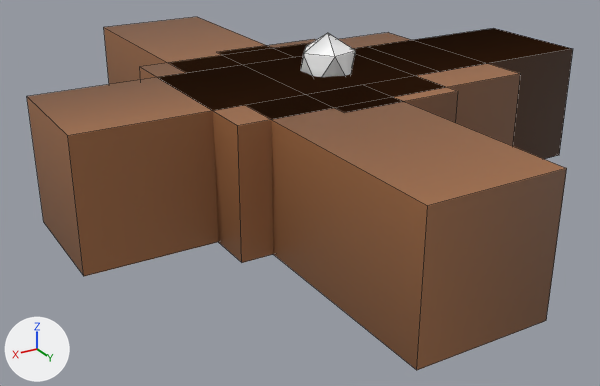
Renders of the FBX model art/export/dt_gingerbread_cookie.fbx from each side of a commit.
Rendered twice from a camera (50 mm lens) standing at (0.708, 1.095, 0.545) and looking at (0.064, 0.022, 0.008). The axes (+X, +Y, +Z) are drawn at lower left. The lights are the same throughout. The older version comes first. Mesh edges are drawn as thin lines. Vertices at exactly the same position are counted once.

Objects in the first picture: 'dt_gingerbread_cookie'.
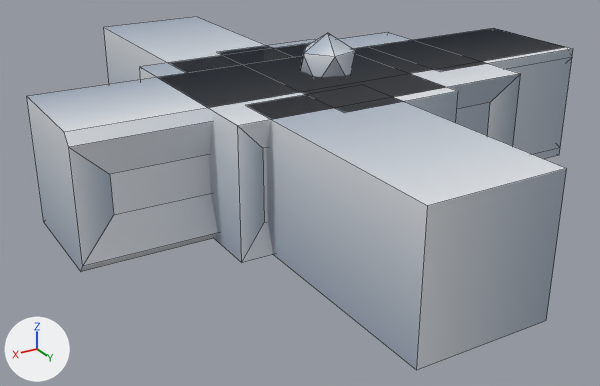
What the commit changed:
me_dt_gingerbread_cookie is used by ob_dt_gingerbread_cookie; location (0.0, 0.0, 0.0).
me_dt_gingerbread_cookie had 68 vertices, 75 faces and spanned x -0.45..0.45, y -0.5..0.5, z 0.0..0.26.
me_dt_gingerbread_cookie now has 90 vertices, 94 faces and spans x -0.45..0.45, y -0.5..0.5, z 0.0..0.26.
Part 1, on me_dt_gingerbread_cookie:
2 vertices are removed from x 0.45, y 0.1, z 0.0..0.2.
7 faces are deleted.
24 vertices are added at x -0.45..0.45, y -0.16..0.16, z 0.0..0.2.
26 new faces join them.
me_dt_gingerbread_cookie part 2: 68 kept faces spanning x -0.45..0.25, y -0.5..0.5, z 0.0..0.26 get new texture (UV) coordinates.

Location of each change, [x1, y1, x2, y2] in pixels of the pictures (600 x 386 px):
part 1 of me_dt_gingerbread_cookie, cut back
    before: [27, 28, 572, 276]
    after: [27, 28, 564, 272]
part 2 of me_dt_gingerbread_cookie, surface changed (brown to grey)
    both: [104, 17, 573, 370]
